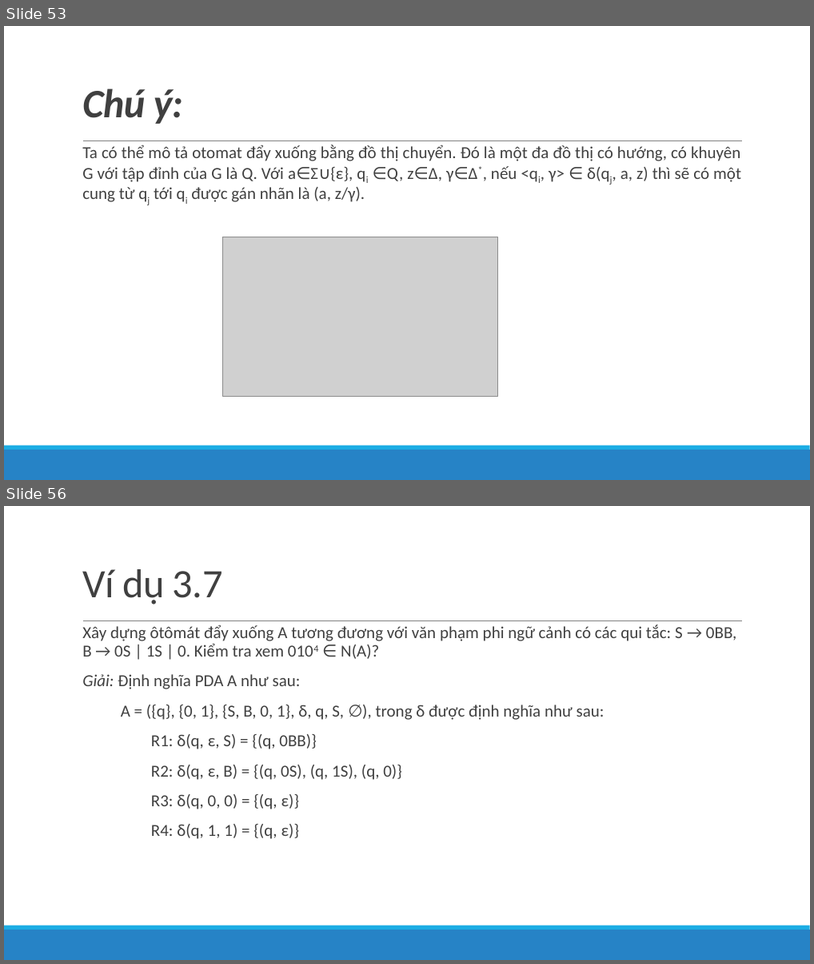
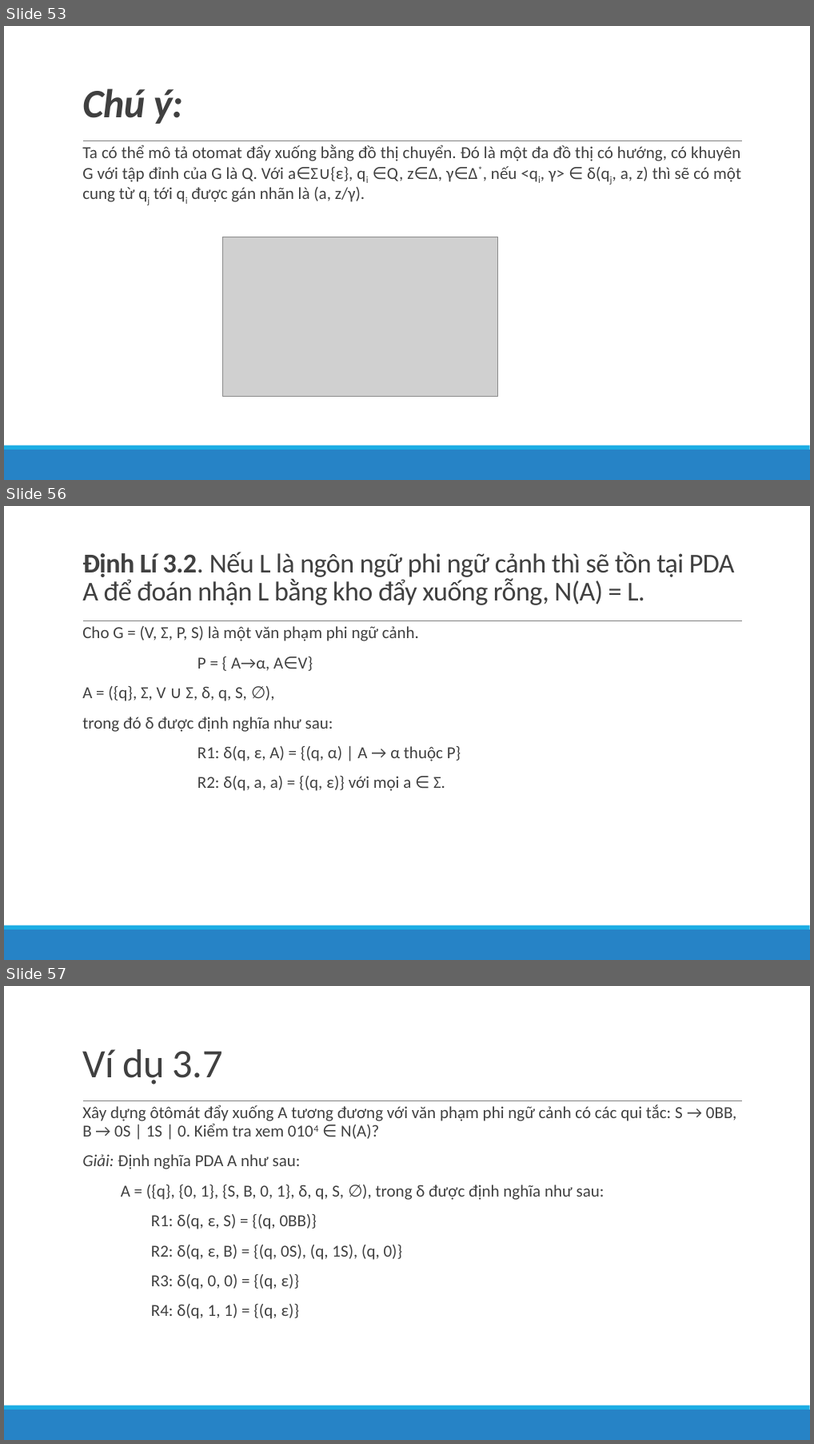
Before and after one commit to lelongc/rac, a slide deck: iuh/môn/hk1-4/automat/Automata4Stu/slide/Tuan11&12_Chương 4.pptx. Shown one above the other, each under a label of ours: slides 53 and 56 before the commit, slides 53, 56 and 57 after it; the slides between them are not shown. The pictures are 814x964 and 814x1444 pixels, drawn with LibreOffice and Linux fonts; fonts in the diff are those of the drawing; grey boxes stand for pictures. Boxes give left, top, right and bottom in pixels: in the first picture for what was removed or moved away, otherwise in the second. Text is boxed around its words. In the diff, an @@ line names an element or a change of style, - is before the commit and + after.

```diff
--- a/iuh/môn/hk1-4/automat/Automata4Stu/slide/Tuan11&12_Chương 4.pptx
+++ b/iuh/môn/hk1-4/automat/Automata4Stu/slide/Tuan11&12_Chương 4.pptx
@@ slide 56 added at <box>4,506,810,960</box>, background #FFFFFF; not listed: 3 template elements that a slide beside it also shows @@
@@ title added at <box>82,552,735,605</box>, 32.4 pt, text #404040 @@
+Định Lí 3.2. Nếu L là ngôn ngữ phi ngữ cảnh thì sẽ tồn tại PDA A để đoán nhận L bằng kho đẩy xuống rỗng, N(A) = L.
@@ text added at <box>82,626,461,791</box>, 20 pt, text #404040 @@
+  Cho G = (V, Σ, P, S) là một văn phạm phi ngữ cảnh.
+P = { A→α, A∈V}
+  A = ({q}, Σ, V ∪ Σ, δ, q, S, ∅),
+  trong đó δ được định nghĩa như sau:
+R1: δ(q, ε, A) = {(q, α) | A → α thuộc P}
+R2: δ(q, a, a) = {(q, ε)} với mọi a ∈ Σ.
@@ what was slide 56 is now slide 57 @@
```
Also in this commit, not shown: 18 slides changed, 2 other slides added, 1 other file.
